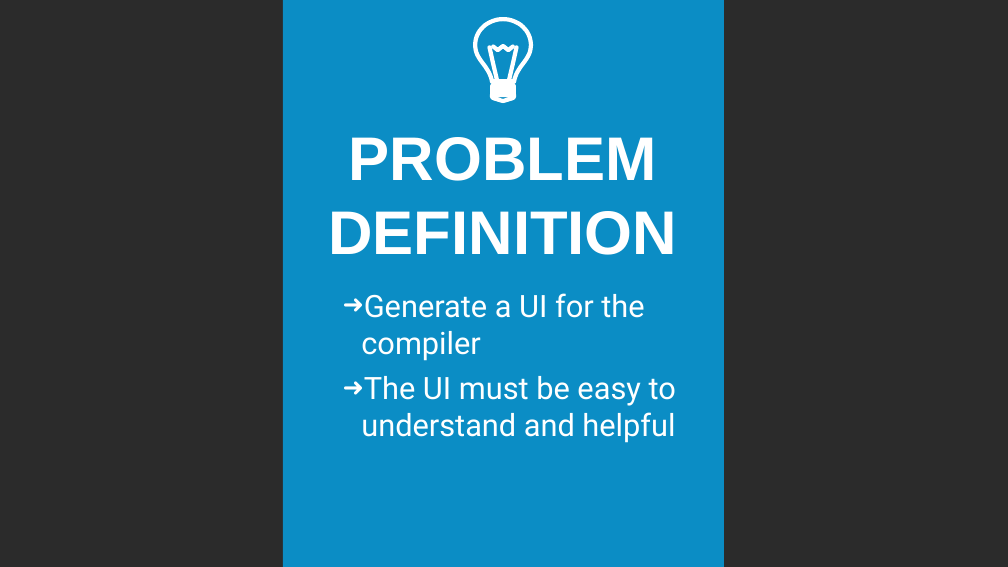
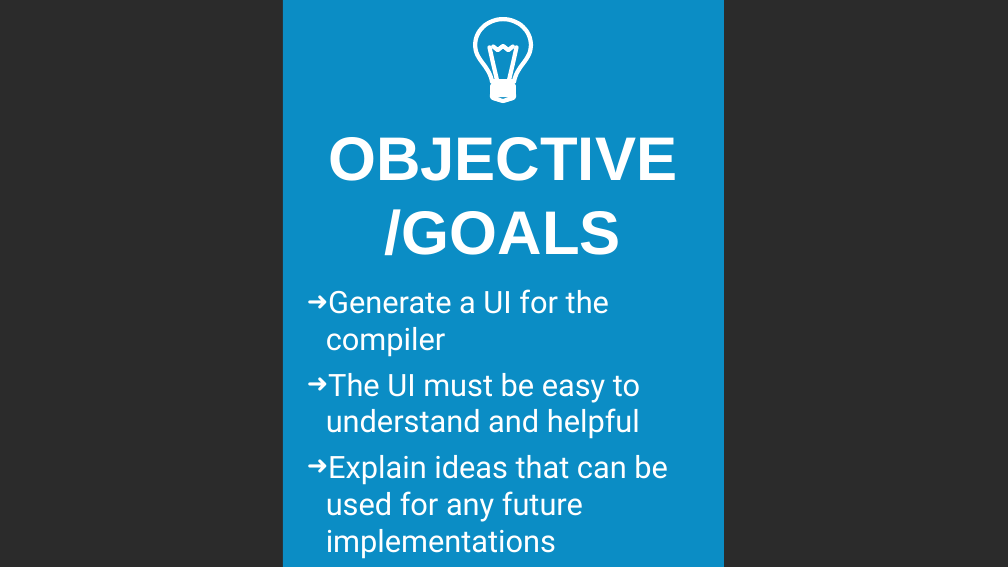
Before and after one commit to sgramajo/compilerProject, a slide deck: slide 2 of Final Project.pptx. Drawn at 1008x567 pixels with LibreOffice and Linux fonts; fonts in the diff are those of the drawing; background and template pictures are left out; a plain dark background stands for a picture behind light text. Boxes give left, top, right and bottom in pixels: in the first picture for what was removed or moved away, otherwise in the second. Text is boxed around its words. In the diff, an @@ line names an element or a change of style, - is before the commit and + after.

```diff
--- a/Final Project.pptx
+++ b/Final Project.pptx
@@ title at (328, 137, 677, 256): text changed @@
-PROBLEM DEFINITION
+OBJECTIVE/GOALS
@@ subtitle "Generate a UI for the ...": place and size @@
-subtitle "Generate a UI for the ..." at (361, 293, 676, 443)
+subtitle "Generate a UI for the ..." at (326, 289, 668, 559)
@@ subtitle at (326, 455, 668, 559): paragraph added @@
+➜ Explain ideas that can be used for any future implementations
```
Also in this commit, not shown: 5 other slides changed, 1 slide added, 1 slide removed, 13 other files.
